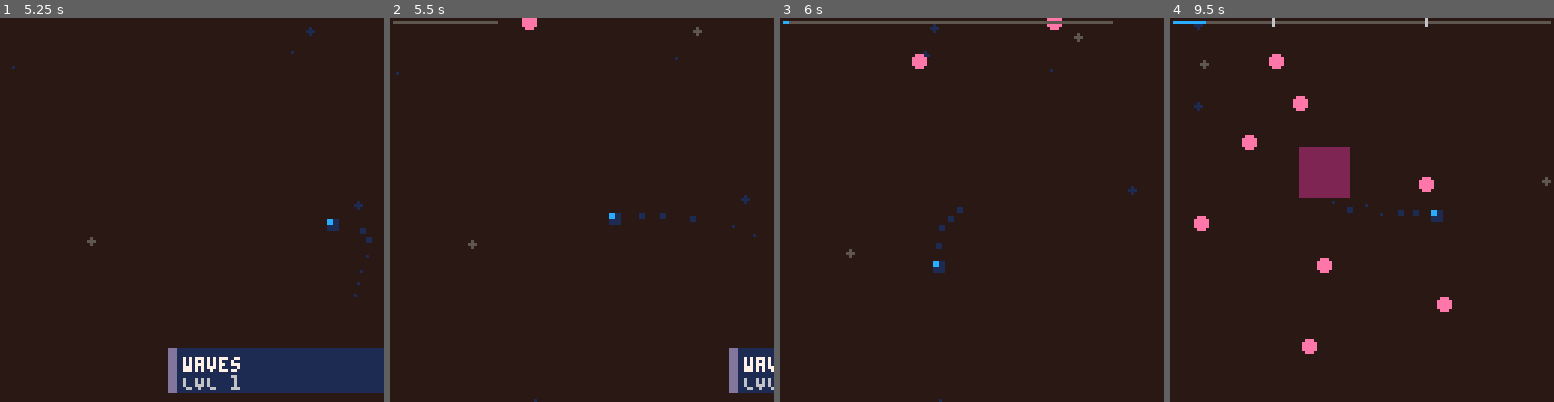
Above: before the commit, frames 1-4 (left to right).
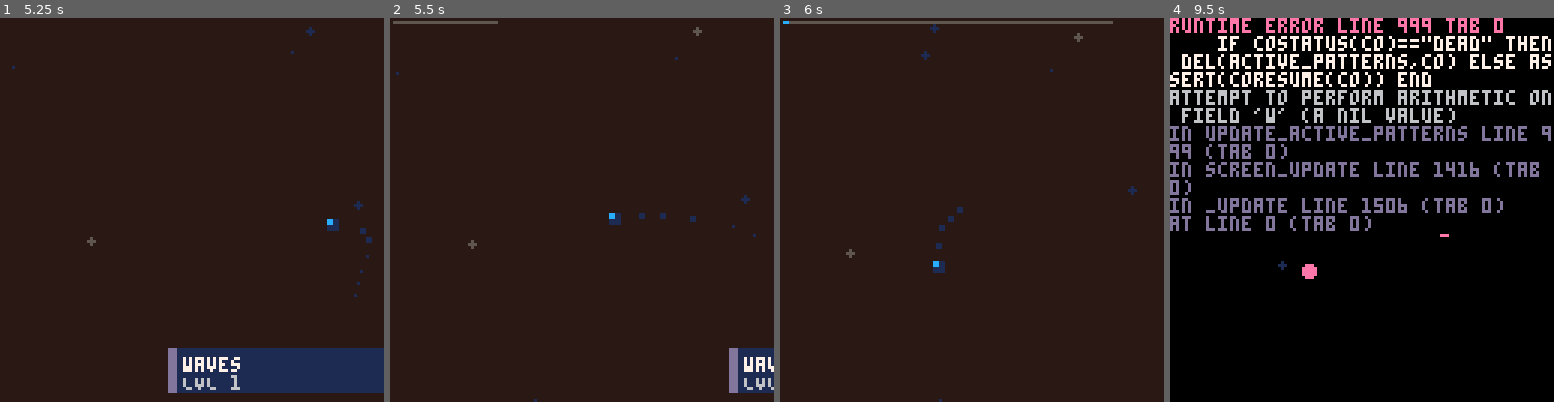
Above: after the commit, the same moments.

Repository: kastlev/tiny-shapes-and-beats
Game: PICO-8 cartridge tiny_beats_and_shapes.p8
The game is run twice, just before and just after one commit, with the same random seed, the same clock (stepped at 60 frames per second) and the same inputs.
Inputs:
- Up to frame 1 (5.25 s): tap X (X key) at 0.33, 1.07, 1.85, 2.97, 4.08, 5.2 s; tap O (Z key) at 0.7, 1.7, 2.1, 2.5, 2.9, 3.3, 3.7, 4.1, 4.5, 4.9 s; hold Right 1.6-2.1 s; hold Up 2.15-2.42 s; hold Right 2.47-3.03 s; hold Left 3.08-3.58 s; hold Down 3.63-3.97 s; hold Right 4.02-4.68 s; hold Up 4.73-5.03 s; hold Left from 5.08 s (still down)
- Up to frame 2 (5.5 s): keep holding Left; tap O (Z key) at 5.3 s
- Up to frame 3 (6 s): release Left at 5.68 s; tap O (Z key) at 5.7 s; hold Down from 5.73 s (still down)
- Up to frame 4 (9.5 s): release Down at 6.03 s; hold Right 6.08-6.58 s; tap O (Z key) every 0.4 s from 6.1 to 9.3 s; tap X (X key) at 6.32, 7.43, 8.55 s; hold Right 6.63-7.13 s; hold Up 7.18-7.45 s; hold Right 7.5-8.07 s; hold Left 8.12-8.62 s; hold Down 8.67-9 s; hold Right from 9.05 s (still down)

Frame 1 is identical in both runs. In frame 2, 0.1% of the frame differs, in the area x 34-39%, y 0-4%; in frame 3, 0.2%; in frame 4, 100%, in the area x 0-100%, y 0-100%.
Error after the commit: runtime error line 999 tab 0; if costatus(co)=="dead" then del(active_patterns,co) else assert(coresume(co)) end; attempt to perform arithmetic on field 'w' (a…

Commit message:
Refactor enemy spawning logic: update parameter names for consistency; improve readability in enemy type handling.

Diff:
--- a/src/enemies.lua
+++ b/src/enemies.lua
@@ -177,7 +177,7 @@
     if sz>=40 then add_trauma(.1) end
     wait_until_enemy_dead(_create_enemy(etype,x,y,{
       size=sz,fill=params.fill,color=params.warning_color or C_DARK_PINK,
-      duration_frames=params.warning_time or 20,hold_frames=params.hold_frames or 0,
+      duration_frames=params.warning_frames or 20,hold_frames=params.hold_frames or 0,
       len=params.len,ang=params.ang,is_warning=true}))
   end
 
@@ -223,42 +223,3 @@
   add(enemies,s)
   return s
 end
-
--- etype          default E_CIRCLE si se omite (nil)
--- x, y           default posicion random en pantalla si se omiten (nil)
---                (near_player, si esta activo, pisa este default)
---
--- size
--- size_max
--- fill
--- color
--- duration_frames
--- hold_frames      frames extra quieto en estado final antes de morir
---
--- crecimiento — elegir uno:
---   grow_px    crece N pixeles por frame hasta size_max
---   ease_grow  nombre de curva en ease_fns — llega a size_max en duration_frames
---   grow_lerp  factor 0.0–1.0 — cada frame se acerca ese % al size_max
--- delay_grow   frames antes de empezar a crecer (independiente de delay_move)
---
--- movimiento — elegir uno:
---   vx, vy       velocidad constante
---   target_x/y
---   chase        persigue al jugador (chase_speed, chase_turn)
--- delay_move     frames quieto antes de moverse (independiente de delay_grow)
--- ease_move      curva para target_x/y — nombre en ease_fns o "lerp"
--- lerp_factor    factor para ease_move="lerp" (default 0.1)
---
--- near_player, near_range   sobreescribe x,y a una posicion cercana al jugador
---                           (resuelto UNA vez, antes del warning, para que
---                            warning y enemigo real compartan posicion)
---
--- lineas:  ang, ang_vel, len (ang: 0= der  0.125=diagonal  0.25=abajo  0.5=izq  0.75=arriba)
--- burst:   count, speed, angle_offset, size, burst_shape --
---          NOTA: burst siempre instancia E_BULLET internamente
---          (fire_bullet_ring), sin importar el etype del emisor.
---          usar burst_shape="square" para variar el aspecto visual
---          de las balas, no etype.
--- warning: warning, warning_time, warning_color
--- flicker: flicker, flicker_colors, flicker_rate
--- shape
--- a/src/enemy_types.lua
+++ b/src/enemy_types.lua
@@ -1,6 +1,6 @@
 function spw(cfg)
-  local e,x,y=cfg.enemy_type,cfg.x,cfg.y
-  cfg.enemy_type,cfg.x,cfg.y=nil,nil,nil
+  local e,x,y=cfg.type,cfg.x,cfg.y
+  cfg.type,cfg.x,cfg.y=nil,nil,nil
   return spawn(e,x,y,cfg)
 end
 
@@ -43,9 +43,9 @@
     end
     if cfg.parallel then
       s.delay_spawn=(cfg.stagger or 0)*(i-1)
-      add(coros,meanwhile(function() spawn(cfg.enemy_type,x,y,s) end))
+      add(coros,meanwhile(function() spawn(cfg.type,x,y,s) end))
     else
-      spawn(cfg.enemy_type,x,y,s)
+      spawn(cfg.type,x,y,s)
       wait_frames(cfg.spawn_interval or 15)
     end
   end
--- a/src/player.lua
+++ b/src/player.lua
@@ -1,6 +1,6 @@
 function init_player()
 	p = _kv_parts(split(
-		"hp=1;hp_max=4;x=61;y=61;input_x=0;input_y=0;acc=0.9;friction=0.8;dx=0;dy=0;max_dx=2.5;max_dy=2.5;sp=1;flip_x=false;flip_y=false;scl_x=1;scl_y=1;w=4;h=4;dash_dir_x=0;dash_dir_y=0;dash_ti …(427 unchanged characters)…
+		"hp=1;hp_max=4;x=61;y=61;input_x=0;input_y=0;acc=0.9;friction=0.8;dx=0;dy=0;max_dx=2.5;max_dy=2.5;sp=1;flip_x=false;flip_y=false;scl_x=1;scl_y=1;wait=4;h=4;dash_dir_x=0;dash_dir_y=0;dash_ti …(427 unchanged characters)…
 		";"
 	))
 end
